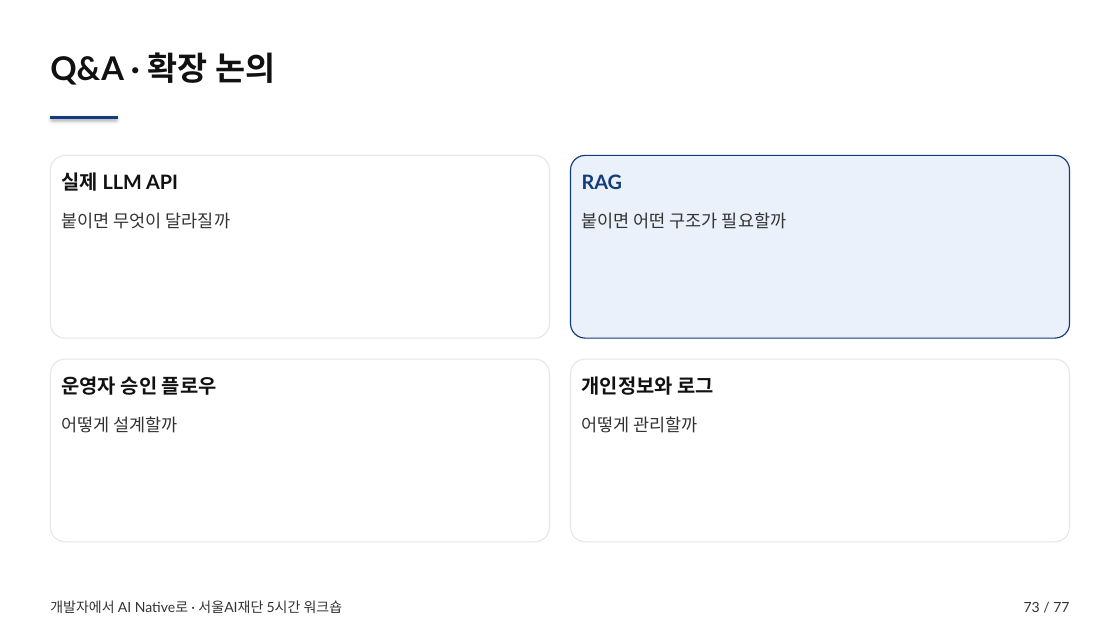
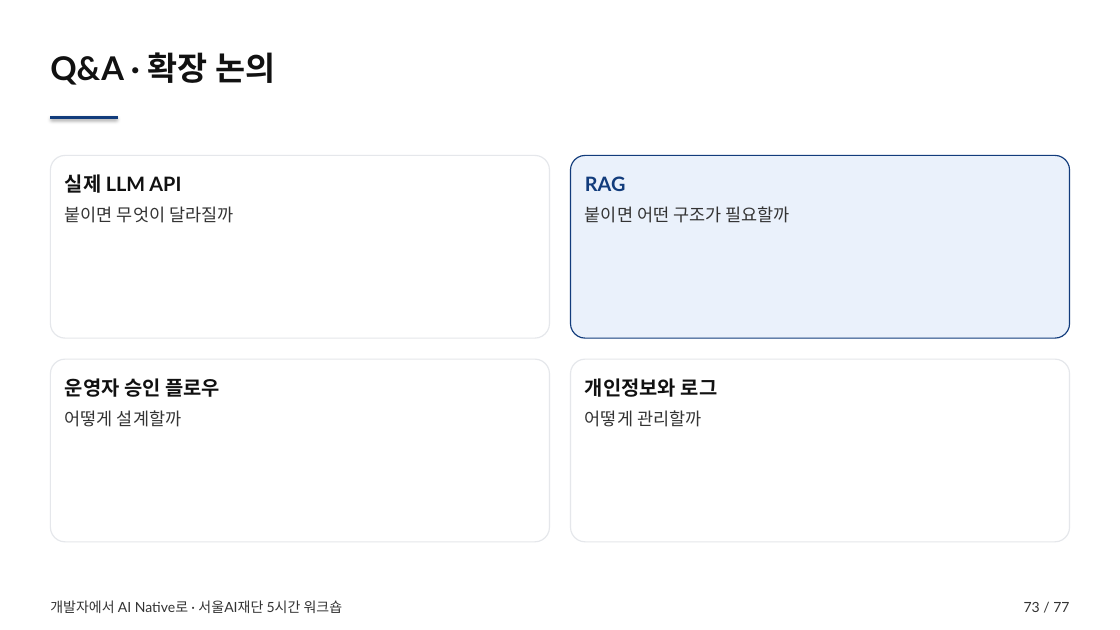
Before and after one commit to smilesjcha/seoul-ai-foundation, a slide deck: slide 73 of output/seoul-ai-foundation-workshop.pptx. Drawn at 1120x630 pixels with LibreOffice and Linux fonts; fonts in the diff are those of the drawing. Boxes give left, top, right and bottom in pixels: in the first picture for what was removed or moved away, otherwise in the second. Text is boxed around its words. In the diff, an @@ line names an element or a change of style, - is before the commit and + after.

```diff
--- a/output/seoul-ai-foundation-workshop.pptx
+++ b/output/seoul-ai-foundation-workshop.pptx
@@ rounded rectangle "실제 LLM API": place and size @@
-rounded rectangle "실제 LLM API" at box(61, 212, 230, 229)
+rounded rectangle "실제 LLM API" at box(50, 155, 549, 338)
@@ rounded rectangle removed at box(50, 155, 549, 338) @@
@@ text removed at box(61, 172, 178, 191) @@
-실제 LLM API
@@ text in rounded rectangle at box(65, 174, 181, 193): paragraph added @@
+실제 LLM API
@@ rounded rectangle "RAG": place and size @@
-rounded rectangle "RAG" at box(582, 212, 786, 229)
+rounded rectangle "RAG" at box(571, 155, 1070, 338)
@@ rounded rectangle "RAG" at box(571, 155, 1070, 338): fill none to #EAF1FB; outline none to #123C7C 1 pt @@
@@ rounded rectangle removed at box(571, 155, 1070, 338) @@
@@ text removed at box(582, 174, 623, 189) @@
-RAG
@@ text in rounded rectangle at box(585, 176, 626, 191): paragraph added @@
+RAG
@@ text in rounded rectangle at box(65, 206, 233, 223): line spacing 1.25 to 1.18; more space between paragraphs @@
@@ text in rounded rectangle at box(585, 206, 789, 223): line spacing 1.25 to 1.18; more space between paragraphs @@
@@ fill none to #FFFFFF; outline none to #E5E7EB 1 pt in 3 elements at box(50, 155, 549, 338), box(571, 360, 1070, 542), box(50, 360, 549, 542) @@
@@ rounded rectangle "운영자 승인 플로우": place and size @@
-rounded rectangle "운영자 승인 플로우" at box(61, 416, 178, 433)
+rounded rectangle "운영자 승인 플로우" at box(50, 360, 549, 542)
@@ rounded rectangle removed at box(50, 360, 549, 542) @@
@@ text removed at box(61, 376, 217, 395) @@
-운영자 승인 플로우
@@ text in rounded rectangle at box(65, 378, 220, 397): paragraph added @@
+운영자 승인 플로우
@@ rounded rectangle "개인정보와 로그": place and size @@
-rounded rectangle "개인정보와 로그" at box(582, 416, 698, 433)
+rounded rectangle "개인정보와 로그" at box(571, 360, 1070, 542)
@@ rounded rectangle removed at box(571, 360, 1070, 542) @@
@@ text removed at box(582, 376, 714, 395) @@
-개인정보와 로그
@@ text in rounded rectangle at box(585, 378, 718, 397): paragraph added @@
+개인정보와 로그
@@ text in rounded rectangle at box(65, 410, 181, 427): line spacing 1.25 to 1.18; more space between paragraphs @@
@@ text in rounded rectangle at box(585, 410, 701, 427): line spacing 1.25 to 1.18; more space between paragraphs @@
```
Also in this commit, not shown: 11 other slides changed, 2 other files.
